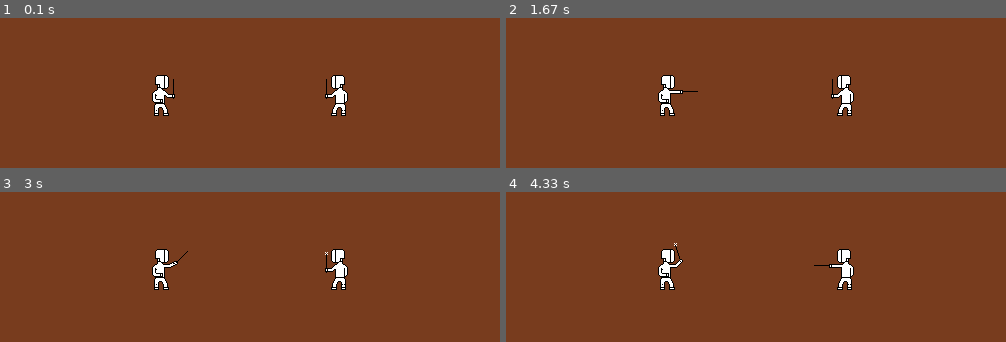
Above: before the commit, frames 1-4 (two rows, left to right).
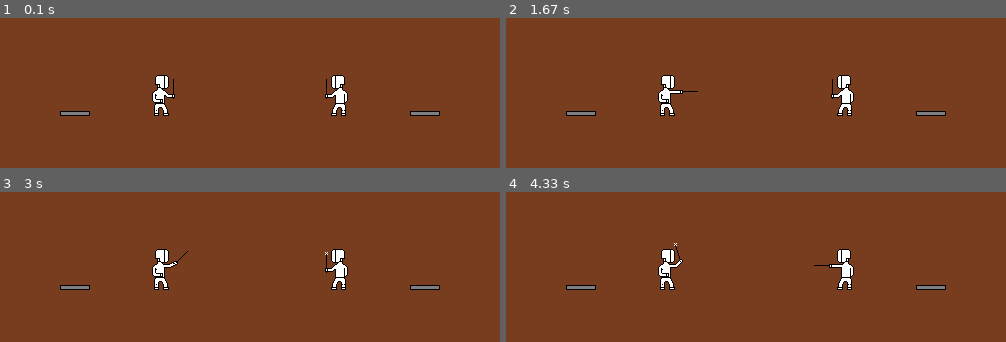
Above: after the commit, the same moments.

Repository: WatCrr/PyGameProject
Game: pygame game, started from game.py
Same seed, same stepped clock (60 frames per second), same inputs: the game is played once before the commit and once after it.
Inputs:
- Up to frame 1 (0.1 s): no input
- Up to frame 2 (1.67 s): hold W 0.33-0.8 s; hold S 0.83-1.13 s; tap Alt at 0.98 s; hold W 1.17-1.53 s; hold S from 1.57 s (still down)
- Up to frame 3 (3 s): tap Right Alt at 1.72, 2.78 s; release S at 1.93 s; hold W 1.97-2.27 s; tap Alt at 2.12 s; hold S 2.3-2.6 s; hold W from 2.63 s (still down)
- Up to frame 4 (4.33 s): release W at 3 s; hold S 3.03-3.4 s; tap Alt at 3.18, 4.25 s; hold W 3.43-3.73 s; hold S 3.77-4.07 s; tap Right Alt at 3.92 s; hold W from 4.1 s (still down)

The runs differ from the first frame. In frame 1, 0.4% of the frame differs, in the area x 12-88%, y 62-66%; in frame 2, 0.4%; in frame 3, 0.4%; in frame 4, 0.4%.

Commit message:
walking fencers and box images barrier boxes made, fencer wakin ste added

Diff:
--- a/game.py
+++ b/game.py
@@ -17,6 +17,19 @@
     return image
 
 
+class BarrierBox(pygame.sprite.Sprite):
+    # класс коробки, ограничивающей перемещение игроков
+    def __init__(self, group, side="left"):
+        super().__init__(group)
+        self.image = load_image("barrier_box.png", colorkey=-1)
+        self.rect = self.image.get_rect()
+        self.rect.y = 50
+        if side == "left":
+            self.rect.x = 50
+        if side == "right":
+            self.rect.x = 400
+
+
 class Fencer(pygame.sprite.Sprite):
     # класс игрока
     def __init__(self, group, side="left"):
@@ -29,6 +42,7 @@
         # установка состояний
         self.stance = 2
         self.attacking = 0
+        self.walking = 0
         # установка координат
         self.rect = self.image.get_rect()
         self.rect.y = 50
@@ -84,6 +98,8 @@
 # создаем спрайты игроков
 left_fencer = Fencer(all_sprites)
 right_fencer = Fencer(all_sprites, "right")
+left_box = BarrierBox(all_sprites)
+right_box = BarrierBox(all_sprites, "right")
 # игровой цикл
 # таймер
 clock = pygame.time.Clock()
Binary file added: data/barrier_box.png
Binary file changed: data/fencer base.png
Binary file added: data/left_down_walk.png
Binary file added: data/left_mid_walk.png
Binary file added: data/left_up_walk.png
Binary file added: data/right_down_walk.png
Binary file added: data/right_mid_walk.png
Binary file added: data/right_up_walk.png
